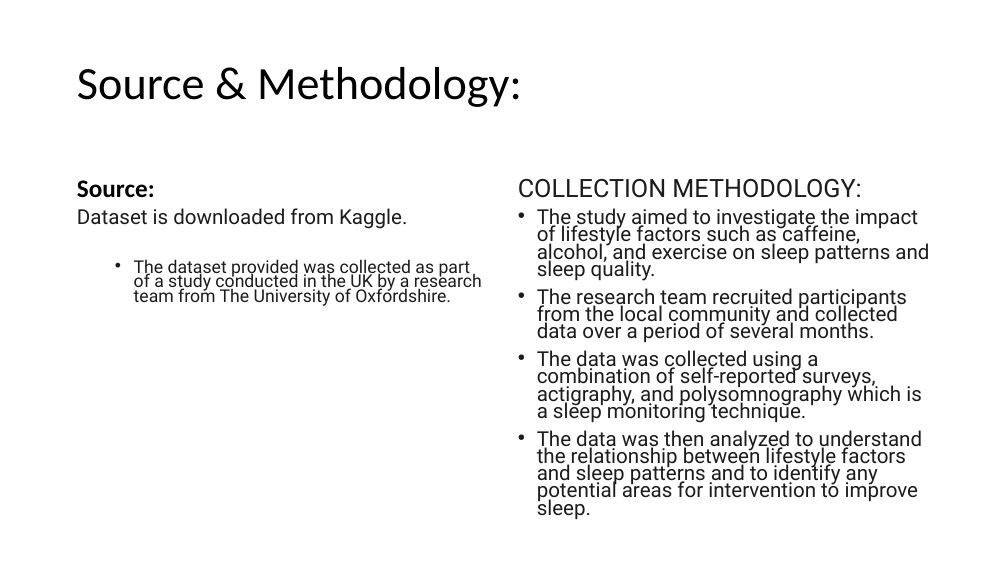
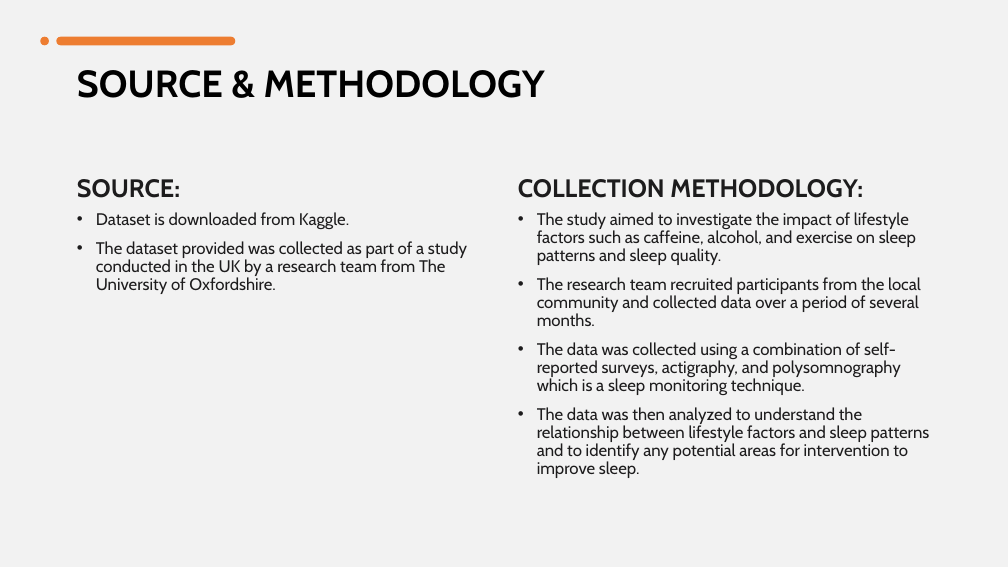
Before and after one commit to JenFreeze/Project_1, a slide deck: slide 2 of Project1.pptx. Drawn at 1008x567 pixels with LibreOffice and Linux fonts; fonts in the diff are those of the drawing. Boxes give left, top, right and bottom in pixels: in the first picture for what was removed or moved away, otherwise in the second. Text is boxed around its words. In the diff, an @@ line names an element or a change of style, - is before the commit and + after.

Commit message:
Formatted ppt

```diff
--- a/Project1.pptx
+++ b/Project1.pptx
@@ background #FFFFFF to #F2F2F2 @@
@@ ellipse added at (x1=40, y1=36, x2=48, y2=45), fill #ED7D31 @@
@@ rounded rectangle added at (x1=56, y1=36, x2=235, y2=45), fill #ED7D31 @@
@@ title at (x1=77, y1=70, x2=545, y2=98): text changed; size 44 to 36 pt; font Calibri to Cabin; bold on @@
-Source & Methodology:
+SOURCE & METHODOLOGY
@@ text "COLLECTION METHODOLOGY:" at (x1=518, y1=179, x2=863, y2=198): font Roboto to Cabin, bold on @@
@@ text at (x1=77, y1=179, x2=180, y2=198): text changed; font Calibri to Cabin; text colour #000000 to #1D1C1D @@
-Source:
+SOURCE:
@@ text "Dataset is downloaded from Kaggle." at (x1=96, y1=212, x2=467, y2=294): size 19.6 to 16 pt in "Dataset is downloaded from Kaggle."; font Roboto to Cabin; size 16.8 to 16 pt in "The dataset provided was collected as part ..."; bullet none to •; line spacing 0.7 to 0.9; list level 2 to 1 in "The dataset provided was collected ..." @@
@@ text "The study aimed to investigate ..." at (x1=537, y1=212, x2=930, y2=478): size 19.6 to 16 pt, font Roboto to Cabin; line spacing 0.7 to 0.9 @@
```
Also in this commit, not shown: 11 other slides changed, 16 other files.
